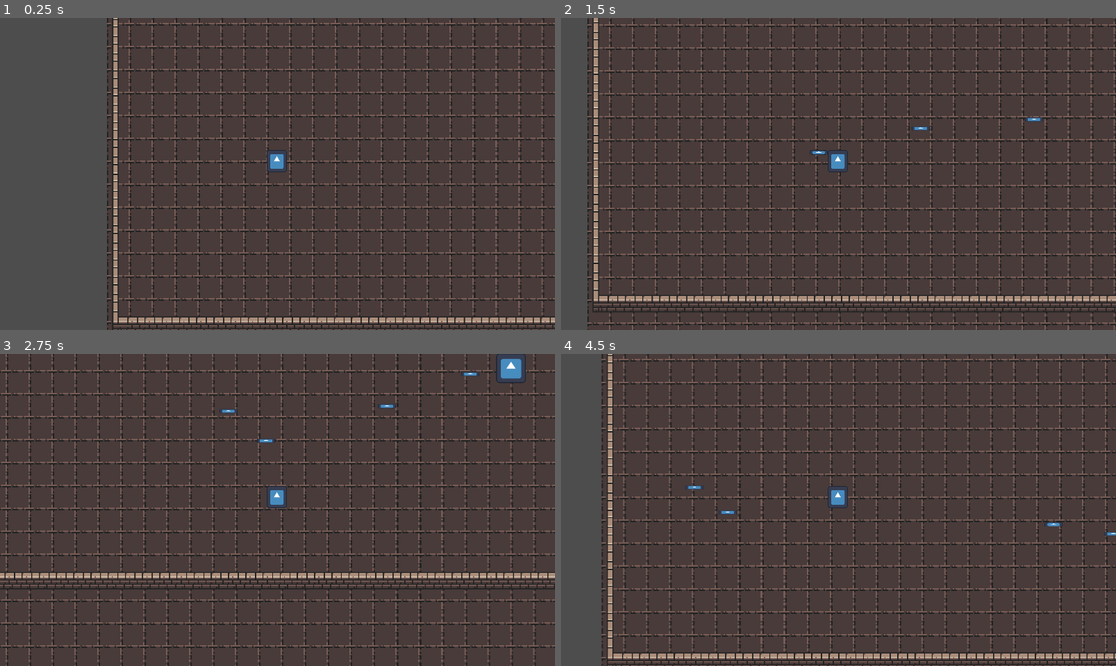
Above: before the commit, frames 1-4 (two rows, left to right).
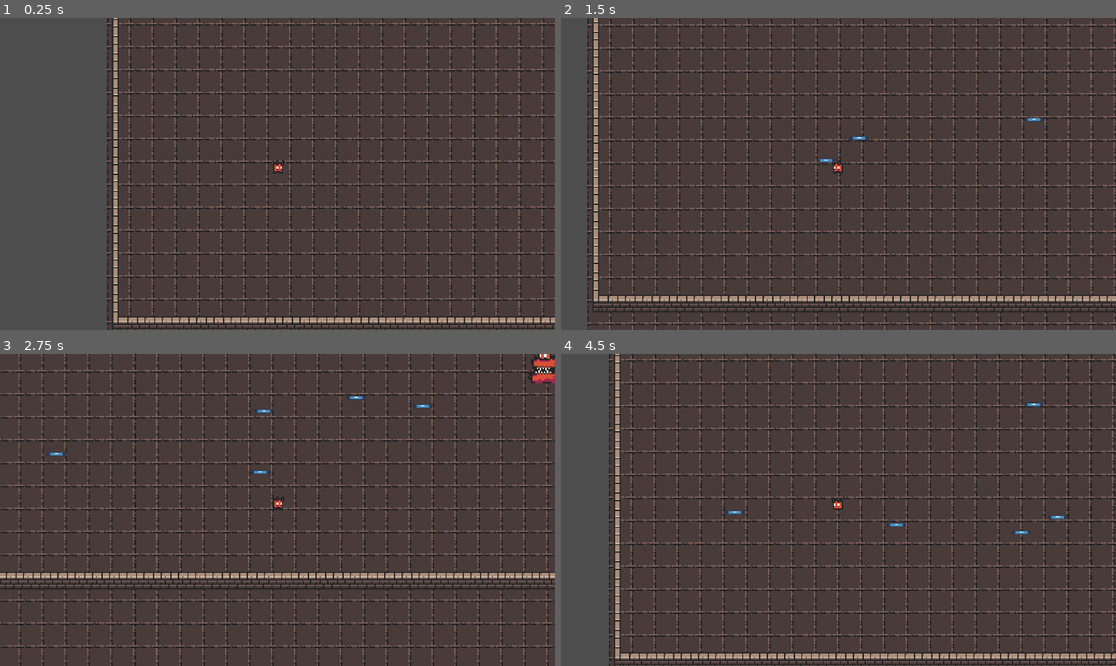
Above: after the commit, the same moments.

Repository: fericfl/escape-the-hell
Game: Godot game, scene res://Scenes/boss_room.tscn
The game is run twice, just before and just after one commit, with the same random seed, the same clock (stepped at 60 frames per second) and the same inputs. The engine's default icon, where the game draws it, is replaced by a stand-in: a white triangle on a blue panel in a dark square.
Inputs (mouse positions are in pixels of both pictures, inside the frame that each line leads up to):
- Up to frame 1 (0.25 s): no input
- Up to frame 2 (1.5 s): tap Enter at 0.5 s; move the mouse to (960, 158) at 0.52 s; hold D (move_right) 0.53-1.28 s; click (960, 158) at 0.6 s; move the mouse to (727, 189) at 1.27 s; hold S (move_down) from 1.28 s (still down); click (727, 189) at 1.35 s
- Up to frame 3 (2.75 s): move the mouse to (333, 441) at 2.02 s; release S (move_down) at 2.03 s; hold D (move_right) from 2.03 s (still down); tap Space (slide) at 2.1 s; click (333, 441) at 2.3 s
- Up to frame 4 (4.5 s): move the mouse to (810, 572) at 2.77 s; release D (move_right) at 2.78 s; hold W (move_up) 2.78-3.53 s; click (810, 572) at 2.85 s; move the mouse to (1005, 556) at 3.52 s; hold A (move_left) from 3.53 s (still down); click (1005, 556) at 3.6 s; move the mouse to (672, 463) at 4.27 s; tap Space (slide) at 4.35 s

The runs differ from the first frame. In frame 1, 0.2% of the frame differs, in the area x 48-52%, y 42-50%; in frame 2, 0.3%; in frame 3, 19%; in frame 4, 20%, in the area x 7-100%, y 0-100%.

Commit message:
Added animations for player and some logic for character facing

Diff:
--- a/Scenes/boss.tscn
+++ b/Scenes/boss.tscn
@@ -1,23 +1,71 @@
-[gd_scene load_steps=5 format=3 uid="uid://dsde34qqy16lw"]
+[gd_scene load_steps=9 format=3 uid="uid://dsde34qqy16lw"]
 
 [ext_resource type="Script" uid="uid://jo2h1k257hpb" path="res://Scripts/boss.gd" id="1_wwfse"]
-[ext_resource type="Texture2D" uid="uid://b7g83p6ulhfb2" path="res://icon.svg" id="2_cxrok"]
 [ext_resource type="PackedScene" uid="uid://42rdl68igss" path="res://Scenes/bullet.tscn" id="3_cxrok"]
+[ext_resource type="PackedScene" uid="uid://cr17uii3iawqj" path="res://Scenes/endgame_scene.tscn" id="3_n725y"]
+[ext_resource type="Texture2D" uid="uid://b51ftrd5i6gbt" path="res://Assets/Sprites/Characters/Boss/big_demon_idle_anim_sheet.png" id="3_ukjjc"]
 
 [sub_resource type="RectangleShape2D" id="RectangleShape2D_ukjjc"]
-size = Vector2(83.25, 82.25)
+size = Vector2(94, 121.125)
 
-[node name="Boss" type="CharacterBody2D" groups=["Boss"]]
+[sub_resource type="Animation" id="Animation_mh6p8"]
+length = 0.001
+tracks/0/type = "value"
+tracks/0/imported = false
+tracks/0/enabled = true
+tracks/0/path = NodePath("Sprite2D:frame")
+tracks/0/interp = 1
+tracks/0/loop_wrap = true
+tracks/0/keys = {
+"times": PackedFloat32Array(0),
+"transitions": PackedFloat32Array(1),
+"update": 0,
+"values": [1]
+}
+
+[sub_resource type="Animation" id="Animation_n725y"]
+resource_name = "shoot"
+step = 0.3
+tracks/0/type = "value"
+tracks/0/imported = false
+tracks/0/enabled = true
+tracks/0/path = NodePath("Sprite2D:frame")
+tracks/0/interp = 1
+tracks/0/loop_wrap = true
+tracks/0/keys = {
+"times": PackedFloat32Array(0, 0.333333, 0.666667, 1),
+"transitions": PackedFloat32Array(1, 1, 1, 1),
+"update": 0,
+"values": [1, 1, 2, 3]
+}
+
+[sub_resource type="AnimationLibrary" id="AnimationLibrary_qtle2"]
+_data = {
+&"RESET": SubResource("Animation_mh6p8"),
+&"shoot": SubResource("Animation_n725y")
+}
+
+[node name="Boss" type="CharacterBody2D" node_paths=PackedStringArray("animation_player") groups=["Boss"]]
 script = ExtResource("1_wwfse")
 bullet_scene = ExtResource("3_cxrok")
+endgame_scene = ExtResource("3_n725y")
+animation_player = NodePath("AnimationPlayer")
 
 [node name="Sprite2D" type="Sprite2D" parent="."]
-position = Vector2(9.53674e-07, -43)
-scale = Vector2(0.648438, 0.648438)
-texture = ExtResource("2_cxrok")
+texture_filter = 1
+position = Vector2(0, -73)
+scale = Vector2(4, 4)
+texture = ExtResource("3_ukjjc")
+hframes = 4
+frame = 1
 
 [node name="CollisionShape2D" type="CollisionShape2D" parent="."]
-position = Vector2(0.375, -42.875)
+position = Vector2(2, -60.4375)
 shape = SubResource("RectangleShape2D_ukjjc")
 
 [node name="bullet" parent="." instance=ExtResource("3_cxrok")]
+
+[node name="AnimationPlayer" type="AnimationPlayer" parent="."]
+libraries = {
+&"": SubResource("AnimationLibrary_qtle2")
+}
--- a/Scenes/endgame_scene.tscn
+++ b/Scenes/endgame_scene.tscn
@@ -1,3 +1,21 @@
 [gd_scene format=3 uid="uid://cr17uii3iawqj"]
 
 [node name="Endgame Scene" type="Node2D"]
+
+[node name="RichTextLabel" type="Label" parent="."]
+anchors_preset = 8
+anchor_left = 0.5
+anchor_top = 0.5
+anchor_right = 0.5
+anchor_bottom = 0.5
+offset_left = 702.0
+offset_top = 281.0
+offset_right = 1706.0
+offset_bottom = 780.0
+grow_horizontal = 2
+grow_vertical = 2
+text = "You died. Game over!
+"
+
+[node name="Camera2D" type="Camera2D" parent="."]
+position = Vector2(965, 539)
--- /dev/null
+++ b/Scenes/infinite_run.tscn
@@ -0,0 +1,10 @@
+[gd_scene load_steps=2 format=3 uid="uid://cn5vtchjcnkkt"]
+
+[ext_resource type="PackedScene" uid="uid://cfb2i8pmf5k75" path="res://Scenes/player.tscn" id="1_lw30r"]
+
+[node name="Infinite Run" type="Node2D"]
+
+[node name="Player" parent="." instance=ExtResource("1_lw30r")]
+
+[node name="TileMap" type="TileMap" parent="."]
+format = 2
--- a/Scenes/player.tscn
+++ b/Scenes/player.tscn
@@ -1,23 +1,82 @@
-[gd_scene load_steps=5 format=3 uid="uid://cfb2i8pmf5k75"]
+[gd_scene load_steps=10 format=3 uid="uid://cfb2i8pmf5k75"]
 
 [ext_resource type="Script" uid="uid://dgt617pmmevaq" path="res://Scripts/player.gd" id="1_cvnsp"]
-[ext_resource type="Texture2D" uid="uid://b7g83p6ulhfb2" path="res://icon.svg" id="1_v0iea"]
 [ext_resource type="PackedScene" uid="uid://42rdl68igss" path="res://Scenes/bullet.tscn" id="2_6t5aa"]
+[ext_resource type="PackedScene" uid="uid://cr17uii3iawqj" path="res://Scenes/endgame_scene.tscn" id="2_vgqql"]
+[ext_resource type="Texture2D" uid="uid://c2p07pccdpd4t" path="res://Assets/Sprites/Characters/Player/Version1/imp_idle_anim_f0-sheet.png" id="3_6t5aa"]
 
 [sub_resource type="RectangleShape2D" id="RectangleShape2D_cvnsp"]
-size = Vector2(54, 60.5)
+size = Vector2(29, 40.84)
 
-[node name="Player" type="CharacterBody2D" groups=["Player"]]
+[sub_resource type="Animation" id="Animation_vgqql"]
+resource_name = "walk"
+length = 0.4
+tracks/0/type = "value"
+tracks/0/imported = false
+tracks/0/enabled = true
+tracks/0/path = NodePath("Sprite2D:frame")
+tracks/0/interp = 1
+tracks/0/loop_wrap = true
+tracks/0/keys = {
+"times": PackedFloat32Array(0.00178906, 0.1, 0.2, 0.280883),
+"transitions": PackedFloat32Array(1, 1, 1, 1),
+"update": 0,
+"values": [0, 1, 2, 3]
+}
+
+[sub_resource type="Animation" id="Animation_fkybt"]
+resource_name = "idle"
+length = 1.5
+tracks/0/type = "value"
+tracks/0/imported = false
+tracks/0/enabled = true
+tracks/0/path = NodePath("Sprite2D:frame")
+tracks/0/interp = 1
+tracks/0/loop_wrap = true
+tracks/0/keys = {
+"times": PackedFloat32Array(0, 0.4, 0.8, 1.18),
+"transitions": PackedFloat32Array(1, 1, 1, 1),
+"update": 1,
+"values": [1, 1, 1, 3]
+}
+
+[sub_resource type="Animation" id="Animation_x3wgy"]
+length = 0.001
+tracks/0/type = "value"
+tracks/0/imported = false
+tracks/0/enabled = true
+tracks/0/path = NodePath("Sprite2D:frame")
+tracks/0/interp = 1
+tracks/0/loop_wrap = true
+tracks/0/keys = {
+"times": PackedFloat32Array(0),
+"transitions": PackedFloat32Array(1),
+"update": 1,
+"values": [0]
+}
+
+[sub_resource type="AnimationLibrary" id="AnimationLibrary_3smsa"]
+_data = {
+&"RESET": SubResource("Animation_x3wgy"),
+&"idle": SubResource("Animation_fkybt"),
+&"walk": SubResource("Animation_vgqql")
+}
+
+[node name="Player" type="CharacterBody2D" node_paths=PackedStringArray("animation_player") groups=["Player"]]
 script = ExtResource("1_cvnsp")
+endgame_scene = ExtResource("2_vgqql")
 bullet_scene = ExtResource("2_6t5aa")
+animation_player = NodePath("AnimationPlayer")
 
 [node name="Sprite2D" type="Sprite2D" parent="."]
-position = Vector2(-1.74998, -36)
-scale = Vector2(0.433593, 0.484375)
-texture = ExtResource("1_v0iea")
+texture_filter = 1
+position = Vector2(-1.19209e-07, -28)
+scale = Vector2(3, 3.345)
+texture = ExtResource("3_6t5aa")
+hframes = 4
 
 [node name="CollisionShape2D" type="CollisionShape2D" parent="."]
-position = Vector2(-1, -36.75)
+position = Vector2(3.5, -20.58)
 shape = SubResource("RectangleShape2D_cvnsp")
 
 [node name="SlideTime" type="Timer" parent="."]
@@ -25,8 +84,19 @@
 one_shot = true
 
 [node name="bullet" parent="." instance=ExtResource("2_6t5aa")]
+visible = false
 
 [node name="Camera2D" type="Camera2D" parent="."]
 zoom = Vector2(1.24, 1.24)
 
+[node name="AnimationPlayer" type="AnimationPlayer" parent="."]
+libraries = {
+&"": SubResource("AnimationLibrary_3smsa")
+}
+
+[node name="FaceLockTime" type="Timer" parent="."]
+wait_time = 0.5
+one_shot = true
+
 [connection signal="timeout" from="SlideTime" to="." method="_on_slide_time_timeout"]
+[connection signal="timeout" from="FaceLockTime" to="." method="_on_face_lock_timer_timeout"]
--- a/Scripts/boss.gd
+++ b/Scripts/boss.gd
@@ -5,6 +5,7 @@
 @export var bullet_scene: PackedScene
 @export var endgame_scene: PackedScene
 @export var max_hits: int = 5
+@export var animation_player: AnimationPlayer
 
 var player: CharacterBody2D = null
 var shoot_timer: float = 0.0
@@ -23,7 +24,10 @@
 	var direction = (player.global_position - global_position).normalized()
 
 	velocity = direction * move_speed
-
+	if direction.x < 0:
+		get_node("Sprite2D").flip_h = true
+	else:
+		get_node("Sprite2D").flip_h = false
 	move_and_slide()
 
 	shoot_timer -= delta
@@ -47,8 +51,8 @@
 
 	queue_free()
 	if endgame_scene != null:
-		get_tree().quit()
-		#get_tree().change_scene_to_packed(endgame_scene)
+		#get_tree().quit()
+		get_tree().change_scene_to_packed(endgame_scene)
 	else:
 		push_error("Endgame Scene not assigned!")
 
@@ -57,6 +61,7 @@
 		push_error("No bullet scene assigned to boss!")
 		return
 
+	animation_player.play("shoot")
 	var bullet = bullet_scene.instantiate()
 	bullet.bullet_owner = "Boss"
 	get_parent().add_child(bullet)
--- a/Scripts/player.gd
+++ b/Scripts/player.gd
@@ -8,6 +8,7 @@
 @export var endgame_scene: PackedScene
 @export var bullet_scene: PackedScene
 @export var shoot_cooldown: float = 0.5
+@export var animation_player: AnimationPlayer
 
 var is_moving = false
 var can_slide = true
@@ -18,11 +19,18 @@
 var current_hits: int = 0
 var is_dead: bool = false
 var shoot_timer: float = 0.0
+var camera: Camera2D
+var face_locked: bool = false
 
 func _ready():
+	camera = get_parent().get_node("Camera2D")
 	if $SlideTime is Timer:
 		$SlideTime.wait_time = slideCooldown
 		$SlideTime.one_shot = true
+	else:
+		push_error("SlideTime node is missing or not a Timer!")
+	if $FaceLockTime is Timer:
+		$FaceLockTime.one_shot = true
 	else:
 		push_error("SlideTime node is missing or not a Timer!")
 
@@ -47,10 +55,15 @@
 		$SlideTime.start()
 
 	input_dir = input_dir.normalized()
+	is_moving = input_dir != Vector2.ZERO
 
-	is_moving = input_dir != Vector2.ZERO
 	if is_moving:
-		last_move_direction = input_dir
+		if not face_locked:
+			if velocity.x != 0:
+				$Sprite2D.flip_h = velocity.x < 0
+		animation_player.play("walk")
+	else:
+		animation_player.play("idle")
 
 	if is_sliding:
 		velocity = slide_direction * moveSpeed * slideSpeed
@@ -83,8 +96,8 @@
 
 	queue_free()
 	if endgame_scene != null:
-		get_tree().quit()
-		#get_tree().change_scene_to_packed(endgame_scene)
+		#get_tree().quit()
+		get_tree().change_scene_to_packed(endgame_scene)
 	else:
 		push_error("Endgame Scene not assigned!")
 
@@ -92,17 +105,23 @@
 	if bullet_scene == null:
 		push_error("No bullet scene assigned to player!")
 		return
+
 	var bullet = bullet_scene.instantiate()
 	bullet.bullet_owner = "Player"
-	bullet.speed = 500
 	get_parent().add_child(bullet)
+	bullet.global_position = global_position
 
-	bullet.global_position = global_position
-	var mouse_position = get_viewport().get_mouse_position()
+	var mouse_position = get_viewport().get_camera_2d().get_global_mouse_position()
 	var direction_to_mouse = (mouse_position - global_position).normalized()
+	bullet.set_direction(direction_to_mouse)
 
-	bullet.set_direction(direction_to_mouse)
+	$Sprite2D.flip_h = direction_to_mouse.x < 0
+	face_locked = true
+	$FaceLockTime.start()
 
 func _on_slide_time_timeout() -> void:
 	print("Slide is ready")
 	can_slide = true
+
+func _on_face_lock_timer_timeout() -> void:
+	face_locked = false
Binary file added: Assets/Sprites/Characters/Boss/big_demon_idle_anim_sheet.png
Not shown, added: Assets/Sprites/Characters/Boss/big_demon_idle_anim_sheet.png.import
Binary file added: Assets/Sprites/Characters/Boss/big_demon_run_anim_sheet.png
Not shown, added: Assets/Sprites/Characters/Boss/big_demon_run_anim_sheet.png.import
Binary file added: Assets/Sprites/Characters/Player/Version1/imp_idle_anim_f0-sheet.png
Not shown, added: Assets/Sprites/Characters/Player/Version1/imp_idle_anim_f0-sheet.png.import
Binary file added: Assets/Sprites/Characters/Player/Version1/imp_run_anim_f0-sheet.png
Not shown, added: Assets/Sprites/Characters/Player/Version1/imp_run_anim_f0-sheet.png.import
